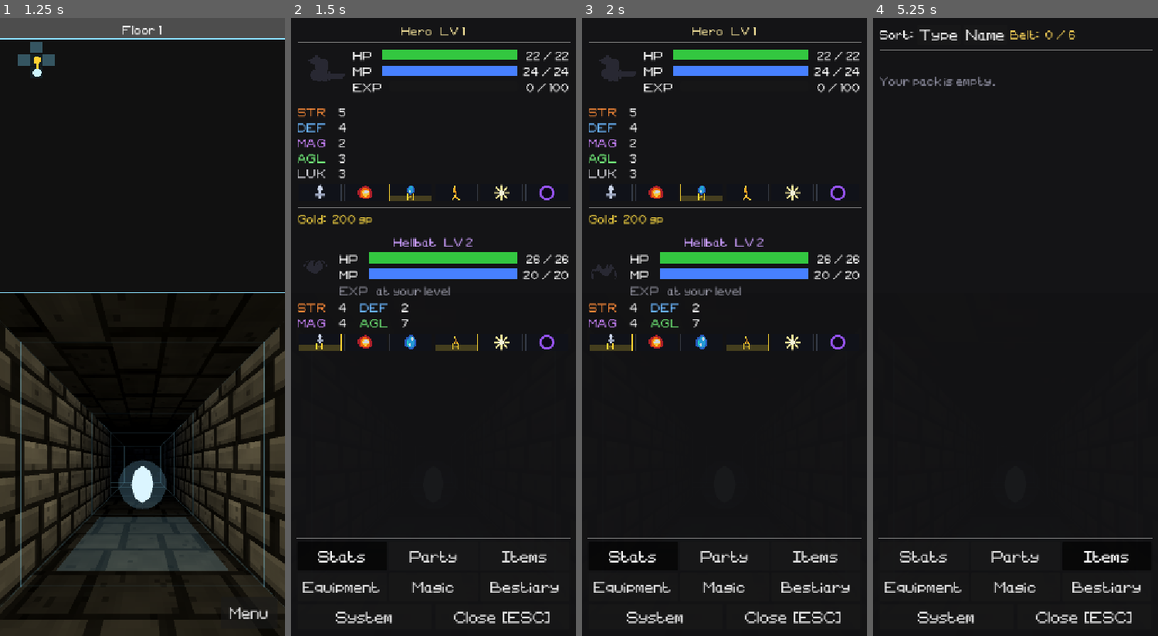
Above: before the commit, frames 1-4 (left to right).
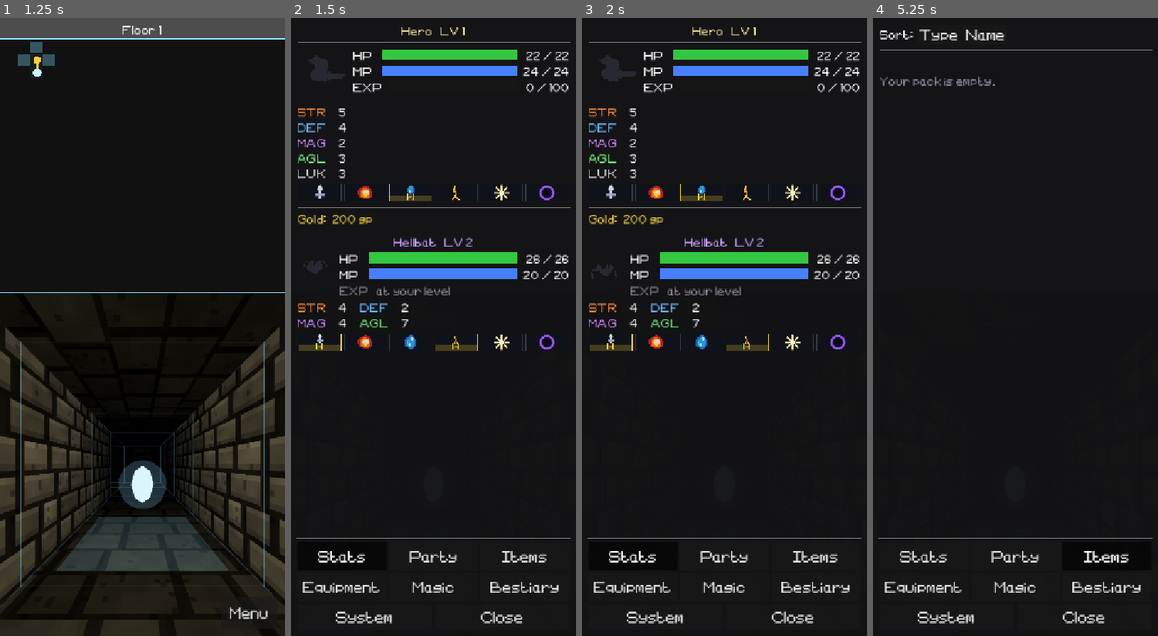
Above: after the commit, the same moments.

Repository: tausiftt5238/four-dragons-deep
Game: Godot game, scene res://scenes/title.tscn
Two runs of this game, one before a commit and one after it. Both use one fixed random seed, a clock stepped at 60 frames per second and the inputs below.
Inputs:
- Up to frame 1 (1.25 s): click "NEW GAME" at 0.5 s
- Up to frame 2 (1.5 s): click "Menu" at 1.25 s
- Up to frame 3 (2 s): no input
- Up to frame 4 (5.25 s): click "Stats" at 2 s; click "Party" at 2.75 s; click "Dismiss" at 3.5 s; click "Summon" at 4.25 s; click "Items" at 5 s

Frame 1 is identical in both runs. In frame 2, 0.4% of the frame differs, in the area x 57-91%, y 96-98%; in frame 3, 0.4%; in frame 4, 0.5%, in the area x 48-91%, y 2-98%.

Commit message:
the belt goes, Drop goes, the key hints go, Sell gets shelves, and the battle header can't widen the screen
- no more item belt: every potion and throwable in the pack is in the battle's Item menu, which pages with More past six. old saves' belts are ignored
- Drop is gone from the Items tab, and the spell loadout's Drop reads Unequip
- Close and Load Game lose their [ESC] and [F9]
- Sell shelves its list like every other tab: Monsters, Recovery, Throwables, Scrolls, Weapons, Armour, Trinkets
- no "X's turn" banner: "Skeleton Archer's turn" next to a long title pushed the header and the whole fight off the right edge. the title takes the row and trims with ... instead of growing

Co-Authored-By: Claude Opus 5.5 <noreply@anthropic.com>
Claude-Session: https://claude.ai/code/session_01Uhk3EMYpAHGbVF4A7SC27j

Diff:
--- a/scripts/core/main.gd
+++ b/scripts/core/main.gd
@@ -1475,7 +1475,6 @@
 			gold = p.gold,
 			known_spells        = p.known_spells,
 			equipped_spells     = p.equipped_spells,
-			equipped_items      = p.equipped_items,
 			recruited           = p.recruited,
 			ever_bound          = p.ever_bound,
 			bound_level         = p.bound_level,
@@ -1643,9 +1642,8 @@
 		player_char.known_spells.insert(0, "analyze")
 	# Saves written before loadouts existed carry no equipped list; fall back to
 	# the first few known spells so those saves still have something to cast.
-	player_char.equipped_items.clear()
-	if pdata.has("equipped_items"):
-		player_char.equipped_items.assign(pdata["equipped_items"] as Array)
+	# equipped_items, the old belt, is ignored: every consumable reaches a
+	# fight now.
 
 	player_char.equipped_spells.clear()
 	if pdata.has("equipped_spells"):
--- a/scripts/entities/player_character.gd
+++ b/scripts/entities/player_character.gd
@@ -47,15 +47,11 @@
 # to hand are different things — the loadout is the choice, and it is made in
 # the menu rather than mid-fight.
 # Six entries is what the battle menu shows without scrolling, and Attack is
-# always one of them — so five spells, and six items on their own belt.
+# always one of them — so five spells.
 # Five, not four: Analyze became an ordinary spell and started taking one of
 # these, which quietly cost the player a slot they used to have for free.
 const SPELL_SLOTS: int = 5
 var equipped_spells: Array[String] = []
-
-# Item ids on the belt. Only these reach a battle; the rest stay in the pack.
-const ITEM_SLOTS: int = 6
-var equipped_items: Array[String] = []
 
 
 func is_equipped(spell_id: String) -> bool:
@@ -78,34 +74,15 @@
 	equipped_spells.erase(spell_id)
 
 
-func is_item_equipped(item_id: String) -> bool:
-	return item_id in equipped_items
-
-
-func has_free_item_slot() -> bool:
-	return equipped_items.size() < ITEM_SLOTS
-
-
-func equip_item(item_id: String) -> bool:
-	if is_item_equipped(item_id) or not has_free_item_slot():
-		return false
-	equipped_items.append(item_id)
-	return true
-
-
-func unequip_item(item_id: String) -> void:
-	equipped_items.erase(item_id)
-
-
-# The belt as it stands right now: equipped ids that are still in the pack,
-# in slot order. This is exactly what the battle menu offers.
-func belt() -> Array[Dictionary]:
+# Everything in the pack a fight can use: every consumable, potions and
+# throwables alike, in pack order. There used to be a six-slot belt between the
+# pack and the battle; the battle's item menu pages instead, so nothing carried
+# is out of reach mid-fight.
+func battle_items() -> Array[Dictionary]:
 	var out: Array[Dictionary] = []
-	for item_id: String in equipped_items:
-		for item: Dictionary in inventory:
-			if item["id"] == item_id and int(item.get("qty", 0)) > 0:
-				out.append(item)
-				break
+	for item: Dictionary in inventory:
+		if item.get("type", "") == "consumable" and int(item.get("qty", 0)) > 0:
+			out.append(item)
 	return out
 
 # Every demon he has bound. The rolodex.
@@ -466,7 +443,6 @@
 
 	known_spells    = ["analyze", "ember"]
 	equipped_spells = ["analyze", "ember"]
-	equipped_items  = []
 	equipped_weapon = {}
 	equipped_armor  = {}
 	equipped_accessories = []
@@ -616,10 +592,6 @@
 				return
 	item["qty"] = count
 	inventory.append(item)
-	# A new consumable takes a free belt slot on its own, so the early game
-	# never needs a trip to the menu before the potion is usable.
-	if item["type"] == "consumable":
-		equip_item(item["id"] as String)
 
 
 # What a healing spell would restore right now. Lives here rather than in the
--- a/scripts/ui/combat_scene.gd
+++ b/scripts/ui/combat_scene.gd
@@ -83,7 +83,6 @@
 var _action_bar: GridContainer
 var _sub_bar:    GridContainer
 var _sub_slots:  Array[MarginContainer] = []
-var _actor_banner: Label
 var _buttons: Dictionary = {}
 
 var _right_title:    Label
@@ -339,18 +338,19 @@
 	_right_title.add_theme_color_override("font_color", Color(1.0, 0.85, 0.40))
 	_submenu_clear()
 
-	var belt: Array[Dictionary] = player.belt()
-	if belt.is_empty():
-		_submenu_add(_dim_label("Nothing on your belt."))
+	var carried: Array[Dictionary] = player.battle_items()
+	if carried.is_empty():
+		_submenu_add(_dim_label("Nothing in your pack."))
 		return
-	for item: Dictionary in belt:
+	var entries: Array[Dictionary] = []
+	for item: Dictionary in carried:
 		var is_throwable: bool = item.has("inflicts_status") \
 			or (item.has("element") and item.get("dmg", 0) > 0)
-		var btn: Button = _big_button(item["name"] as String,
-				"x%d" % int(item.get("qty", 1)),
-				not is_throwable and not player.can_use_item(item))
-		btn.pressed.connect(_on_use_item.bind(item))
-		_submenu_add(btn)
+		entries.append({title = item["name"] as String,
+				detail = "x%d" % int(item.get("qty", 1)),
+				disabled = not is_throwable and not player.can_use_item(item),
+				press = _on_use_item.bind(item)})
+	_fill_submenu(entries, _show_item_submenu)
 
 
 func _show_talk_submenu() -> void:
@@ -1156,7 +1156,8 @@
 
 
 func _entry_button(e: Dictionary) -> Button:
-	var btn: Button = _big_button(e["title"] as String, e["detail"] as String, false)
+	var btn: Button = _big_button(e["title"] as String, e["detail"] as String,
+			bool(e.get("disabled", false)))
 	btn.pressed.connect(e["press"] as Callable)
 	return btn
 
@@ -1705,6 +1706,7 @@
 			_show_skills_submenu()
 			return
 		"Item":
+			_sub_page = 0
 			_show_item_submenu()
 			return
 		"Talk":
@@ -1795,16 +1797,6 @@
 # ── Refresh ───────────────────────────────────────────────────────────────────
 
 func _refresh_hp() -> void:
-	if _actor_banner != null:
-		if _press != null and _press.has_turns():
-			_actor_banner.text = "%s's turn" % _actor_name()
-			_actor_banner.add_theme_color_override("font_color",
-					Color(1.0, 0.92, 0.45) if _actor_is_player()
-					else Color(0.62, 1.0, 0.78))
-		else:
-			_actor_banner.text = "Enemy phase"
-			_actor_banner.add_theme_color_override("font_color", Color(1.0, 0.45, 0.45))
-
 	_refresh_party_slots()
 	_refresh_foe_rows()
 	_refresh_icons()
@@ -2504,15 +2496,16 @@
 	_right_back_btn.hide()
 	header.add_child(_right_back_btn)
 
-	_actor_banner = Label.new()
-	_actor_banner.size_flags_horizontal = Control.SIZE_EXPAND_FILL
-	_actor_banner.add_theme_font_size_override("font_size", 16)
-	_actor_banner.add_theme_color_override("font_color", Color(1.0, 0.92, 0.45))
-	header.add_child(_actor_banner)
-
+	# No "X's turn" banner: whoever is acting already steps forward with the
+	# caret over them, and a long name ("Skeleton Archer's turn") next to a long
+	# title pushed the header, and the whole battle with it, off the right edge.
+	# The title takes the rest of the row and trims itself instead of growing.
 	_right_title = Label.new()
 	_right_title.text = "\u2014"
 	_right_title.horizontal_alignment = HORIZONTAL_ALIGNMENT_RIGHT
+	_right_title.size_flags_horizontal = Control.SIZE_EXPAND_FILL
+	_right_title.clip_text = true
+	_right_title.text_overrun_behavior = TextServer.OVERRUN_TRIM_ELLIPSIS
 	_right_title.add_theme_color_override("font_color", Color(0.50, 0.50, 0.55))
 	header.add_child(_right_title)
 
--- a/scripts/ui/menu_tab_items.gd
+++ b/scripts/ui/menu_tab_items.gd
@@ -1,6 +1,6 @@
 # MenuTabItems
-# The pack, and the belt. Only consumables on the belt reach a battle, and the
-# belt is capped so the in-battle menu never needs scrolling.
+# The pack. Everything consumable in it reaches a battle; the battle's item
+# menu pages when the pack runs past six.
 class_name MenuTabItems extends RefCounted
 
 var _m
@@ -27,15 +27,6 @@
 			_m._refresh()
 		)
 		sort_row.add_child(btn)
-
-	var belt_lbl: Label = Label.new()
-	belt_lbl.autowrap_mode = TextServer.AUTOWRAP_WORD_SMART
-	belt_lbl.text = "Belt:  %d / %d" % [
-			_m.player.equipped_items.size(), PlayerCharacter.ITEM_SLOTS]
-	belt_lbl.size_flags_horizontal = Control.SIZE_EXPAND_FILL
-	belt_lbl.add_theme_color_override("font_color",
-		Color(1.0, 0.85, 0.35) if _m.player.has_free_item_slot() else Color(0.60, 0.62, 0.68))
-	sort_row.add_child(belt_lbl)
 
 	_m._content.add_child(HSeparator.new())
 
@@ -83,25 +74,13 @@
 		return
 
 	var kind: String = item["type"] as String
-	var belted: bool = kind == "consumable" and p.is_item_equipped(item_id)
 	var qty: int = int(item.get("qty", 1))
 
 	var actions: Array[Dictionary] = []
 	if kind == "consumable":
-		actions.append({
-			text = "Off" if belted else "Belt",
-			disabled = not belted and not p.has_free_item_slot(),
-			press = func() -> void:
-				if belted:
-					p.unequip_item(item_id)
-					_m._set_status("Took %s off the belt." % item["name"])
-				else:
-					p.equip_item(item_id)
-					_m._set_status("Put %s on the belt." % item["name"])
-				_m._refresh()})
 		# Ailments end with the fight, so an item that only cures one has nothing
-		# to do out here. It still lists and still belts — the player wants to
-		# see what they are carrying — but the field offers no Use for it.
+		# to do out here. It still lists — the player wants to see what they are
+		# carrying — but the field offers no Use for it.
 		# A stone raises a ceiling and refills it, so it is always worth using.
 		if int(item.get("hp_restore", 0)) > 0 or int(item.get("mp_restore", 0)) > 0 \
 				or int(item.get("max_hp_gain", 0)) > 0 \
@@ -143,19 +122,11 @@
 					_m._set_status("Both slots are taken.")
 				_m._refresh()})
 
-	actions.append({
-		text = "Drop", disabled = false,
-		press = func() -> void:
-			p.remove_item(item, 1)
-			_m._set_status("Discarded %s." % item["name"])
-			_m._refresh()})
-
 	var about: String = item.get("desc", "") as String
 	if kind in ["accessory", "weapon", "armor"]:
 		about = "%s%s" % [about, GearTooltip.bonus_string(item)]
 
-	list.add_entry("%s%s" % ["* " if belted else "", item["name"]],
-			Color(0.85, 0.85, 0.92) if belted else Color(0.72, 0.72, 0.78),
+	list.add_entry(item["name"] as String, Color(0.85, 0.85, 0.92),
 			about,
 			"x%d" % qty if qty > 1 else "", Color(0.66, 0.66, 0.74),
 			actions)
--- a/scripts/ui/menu_tab_magic.gd
+++ b/scripts/ui/menu_tab_magic.gd
@@ -75,7 +75,7 @@
 		about = "%s %s  —  %s" % [kind, Spell.reach_tag(spell_id), about]
 	var cost: int = int(spell["mp"])
 	var actions: Array[Dictionary] = [{
-		text = "Drop" if equipped else "Equip",
+		text = "Unequip" if equipped else "Equip",
 		disabled = not equipped and not p.has_free_slot(),
 		press = func() -> void:
 			if equipped:
--- a/scripts/ui/menu_ui.gd
+++ b/scripts/ui/menu_ui.gd
@@ -101,7 +101,7 @@
 	_tab_btns["system"] = system_btn
 
 	var close_btn: Button = Button.new()
-	close_btn.text = "Close  [ESC]"
+	close_btn.text = "Close"
 	close_btn.custom_minimum_size   = Vector2(0, 32)
 	close_btn.size_flags_horizontal = Control.SIZE_EXPAND_FILL
 	close_btn.pressed.connect(func(): menu_closed.emit())
@@ -123,7 +123,7 @@
 		add_child(ui))
 	col.add_child(options_btn)
 
-	var load_btn: Button = _system_button("Load Game  [F9]")
+	var load_btn: Button = _system_button("Load Game")
 	load_btn.pressed.connect(func(): load_requested.emit())
 	col.add_child(load_btn)
 
--- a/scripts/ui/orb_ui.gd
+++ b/scripts/ui/orb_ui.gd
@@ -277,18 +277,51 @@
 	return maxi(1, item_price(item) / 2)
 
 
+# One tab, the same shelves every other list uses: monsters, then the pack cut
+# the way the Items and Gear tabs cut it, so a thing sits under the same heading
+# here as it does everywhere else.
 func _build_sell() -> void:
-	# Demons first, then the pack, in one paged list: the counter is the same
-	# counter and splitting it into two tabs would only add a tap.
-	var rows: Array = []
+	var monsters: Array = []
 	for demon_name: String in player.recruited:
-		rows.append({kind = "demon", name = demon_name})
+		monsters.append({kind = "demon", name = demon_name})
+	var mend: Array = []
+	var throw: Array = []
+	var scrolls: Array = []
+	var gear: Dictionary = {weapon = [], armor = [], accessory = []}
+	var other: Array = []
 	for item: Dictionary in player.inventory:
-		rows.append({kind = "item", item = item})
-	if rows.is_empty():
+		var row: Dictionary = {kind = "item", item = item}
+		var kind: String = item.get("type", "") as String
+		if kind == "consumable":
+			if item.has("inflicts_status") \
+					or (item.has("element") and int(item.get("dmg", 0)) > 0):
+				throw.append(row)
+			else:
+				mend.append(row)
+		elif kind == "scroll":
+			scrolls.append(row)
+		elif gear.has(kind):
+			(gear[kind] as Array).append(row)
+		else:
+			other.append(row)
+	var groups: Array = [
+		{title = "Monsters", entries = monsters},
+		{title = "Recovery", entries = mend},
+		{title = "Throwables", entries = throw},
+		{title = "Scrolls", entries = scrolls},
+		{title = "Weapons", entries = gear["weapon"]},
+		{title = "Armour", entries = gear["armor"]},
+		{title = "Trinkets", entries = gear["accessory"]},
+		{title = "Other", entries = other},
+	]
+	var any: bool = false
+	for g: Dictionary in groups:
+		if not (g["entries"] as Array).is_empty():
+			any = true
+	if not any:
 		SlotList.new(_content).add_note("Nothing to sell.")
 		return
-	SlotList.paged(_content, _page, "sell", rows, _sell_offer, _refresh)
+	SlotList.sections(_content, _page, "sell", groups, _sell_offer)
 
 
 func _sell_offer(list: SlotList, row: Dictionary) -> void:
@@ -308,11 +341,6 @@
 			"%d g" % price, Color(1.0, 0.85, 0.35),
 			"Sell", false,
 			func() -> void:
-				# The belt holds an id, not the item, and belt() only skips a
-				# dead one — the slot itself would stay spent. So the last one
-				# sold comes off the belt with it.
-				if qty <= 1:
-					player.unequip_item(item["id"] as String)
 				player.remove_item(item, 1)
 				player.gold += price
 				_set_status("Sold %s. %d gold." % [item["name"], price])
@@ -358,8 +386,8 @@
 	return out
 
 
-# Gear for the depth reached, which is the main thing gold is for once the belt
-# is full. Trinkets included, so the two accessory slots are a purchase rather
+# Gear for the depth reached, which is the main thing gold is for once the pack
+# is stocked. Trinkets included, so the two accessory slots are a purchase rather
 # than a run of luck.
 #
 # Deepest tier first, and within a tier: weapon, worn piece, trinket. A shelf
@@ -386,7 +414,7 @@
 	return int(item.get("price", 20 + int(item.get("floor", 1)) * 25))
 
 
-# Split the way the belt is used in a fight: what patches you up, and what you
+# Split the way the pack is used in a fight: what patches you up, and what you
 # throw. The test is the one the battle's item menu uses.
 func _build_buy() -> void:
 	var mend: Array = []
Not shown, changed: docs/how-to-play.md
